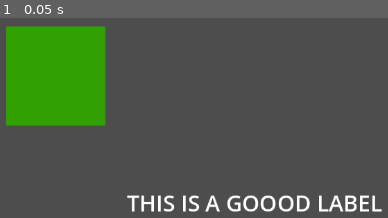
Above: before the commit, frame 1.
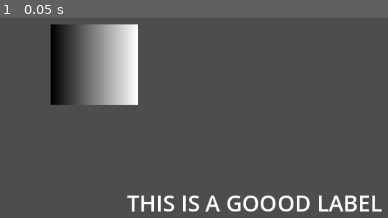
Above: after the commit, the same moment.

Repository: ericvennemeyer/gdtv_githubsampleproject
Game: Godot game, scene res://world.tscn
Two runs of this game, one before a commit and one after it. Both use one fixed random seed, a clock stepped at 60 frames per second and the inputs below.
Inputs:
- Up to frame 1 (0.05 s): no input

The runs differ from the first frame. In frame 1, 16% of the frame differs, in the area x 1-36%, y 3-54%.

Commit message:
Revert "Delete PinkSquare, add green ColorRect"
This reverts commit 679cc52d2697534d7e2ddf4a7cdf976bec9c883b.

Diff:
--- a/world.tscn
+++ b/world.tscn
@@ -1,7 +1,12 @@
-[gd_scene load_steps=2 format=3 uid="uid://c4y7mvbryhf0g"]
+[gd_scene load_steps=4 format=3 uid="uid://c4y7mvbryhf0g"]
 
 [sub_resource type="LabelSettings" id="LabelSettings_uc7nt"]
 font_size = 32
+
+[sub_resource type="Gradient" id="Gradient_w8xxq"]
+
+[sub_resource type="GradientTexture2D" id="GradientTexture2D_pamu6"]
+gradient = SubResource("Gradient_w8xxq")
 
 [node name="World" type="Node2D"]
 
@@ -23,9 +28,9 @@
 text = "THIS IS A GOOOD LABEL"
 label_settings = SubResource("LabelSettings_uc7nt")
 
-[node name="ColorRect" type="ColorRect" parent="."]
-offset_left = 218.0
-offset_top = 70.0
-offset_right = 361.0
-offset_bottom = 213.0
-color = Color(0.189, 0.63, 0, 1)
+[node name="PinkSquare" type="TextureRect" parent="."]
+offset_left = 282.0
+offset_top = 67.0
+offset_right = 408.0
+offset_bottom = 183.0
+texture = SubResource("GradientTexture2D_pamu6")
